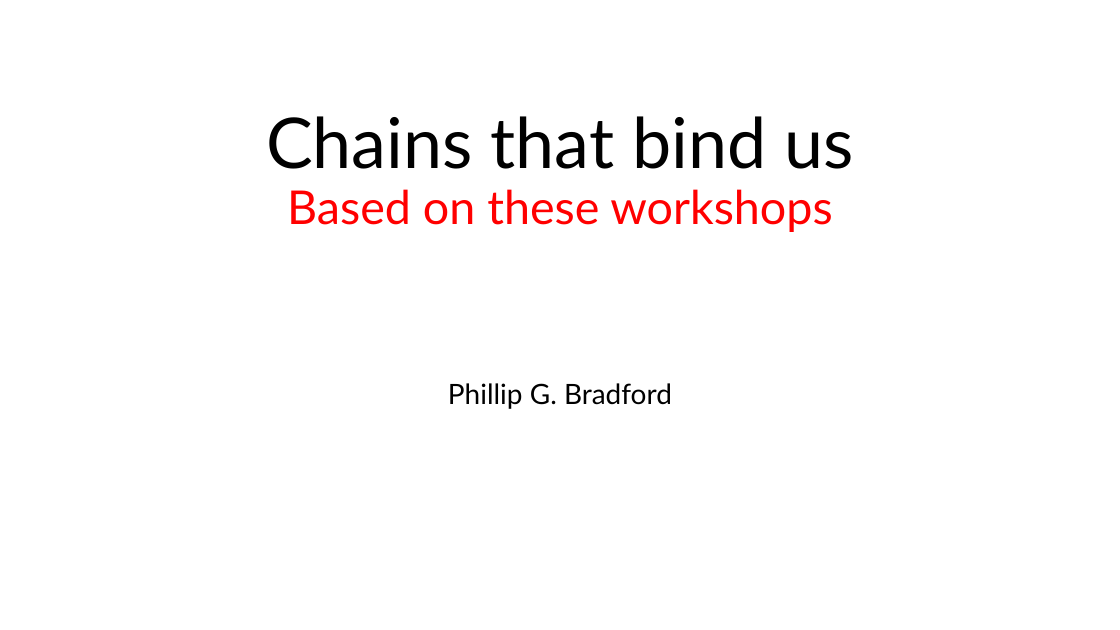
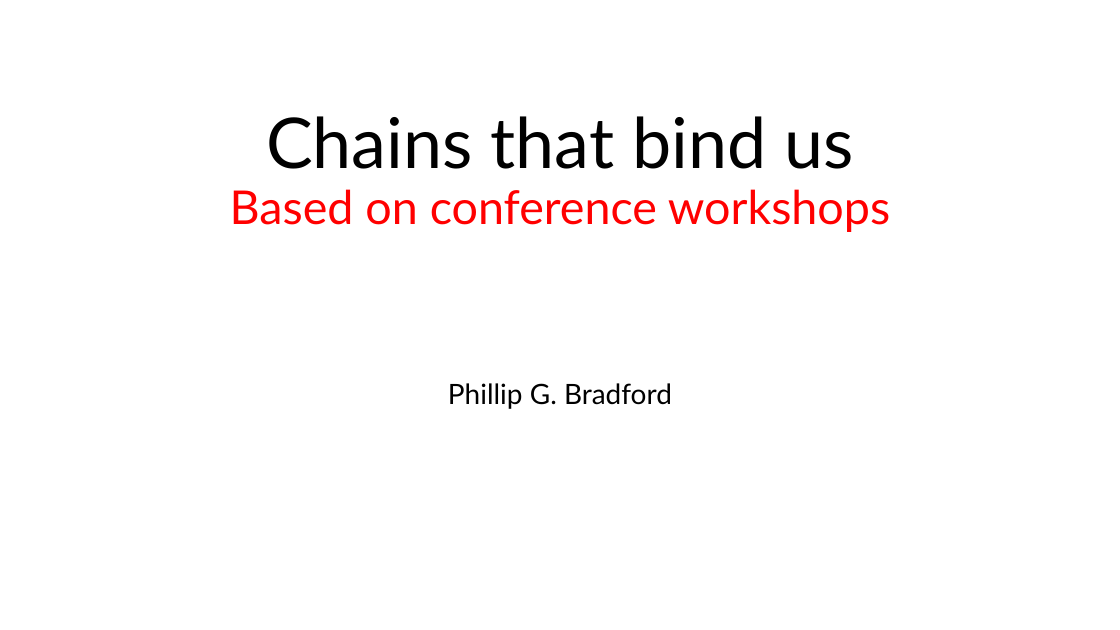
Before and after one commit to wonder-phil/UEMCON-2025, a slide deck: slide 1 of Chains that bind us.pptx. Drawn at 1120x630 pixels with LibreOffice and Linux fonts; fonts in the diff are those of the drawing. Boxes give left, top, right and bottom in pixels: in the first picture for what was removed or moved away, otherwise in the second. Text is boxed around its words. In the diff, an @@ line names an element or a change of style, - is before the commit and + after.

```diff
--- a/Chains that bind us.pptx
+++ b/Chains that bind us.pptx
@@ title at <box>230,116,890,232</box>: text changed @@
-Chains that bind us
-Based on these workshops
+Chains that bind us
+Based on conference workshops
```
Also in this commit, not shown: 18 other files.
